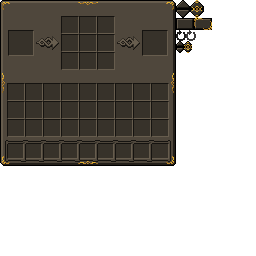
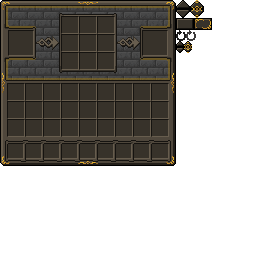
Before/after of a 256 × 256 layered artwork. What changed in the layer stack:
hid "slots" over [8, 16, 168, 70]
hid "arrows" over [36, 36, 140, 50]
painted on "outlines" over [194, 18, 212, 30]
added layer "arashs-design.png" above "stoneborn" over [4, 5, 172, 81]
hid "stoneborn" over [4, 5, 172, 81]
